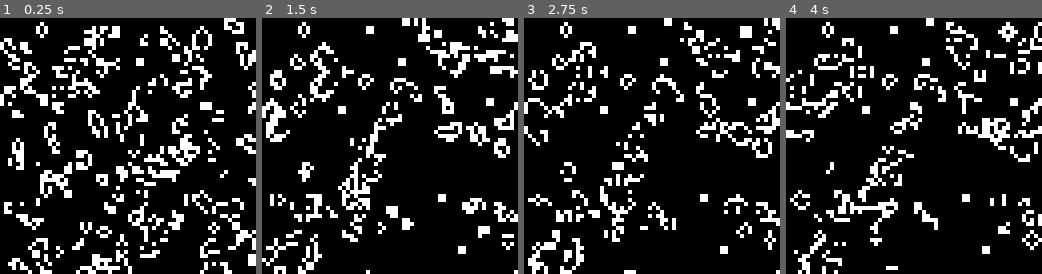
Above: before the commit, frames 1-4 (left to right).
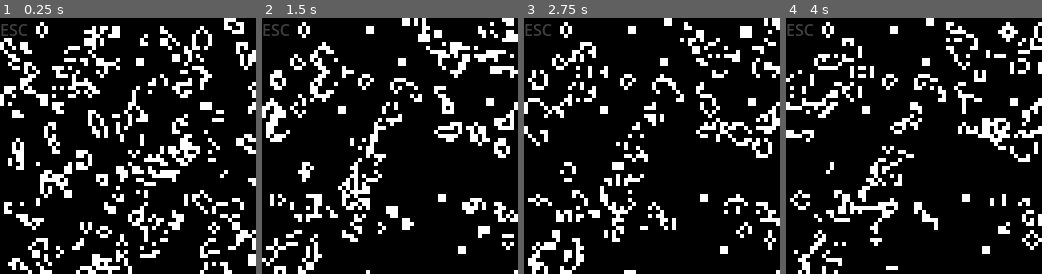
Above: after the commit, the same moments.

Repository: miskatonicstudio/godot-experiments
Game: Godot game, scene res://GoLGodot.tscn
Same seed, same stepped clock (60 frames per second), same inputs: the game is played once before the commit and once after it.
Inputs (mouse positions are % of the whole screen's width and height, from its top left):
- Up to frame 1 (0.25 s): no input
- Up to frame 2 (1.5 s): move the mouse to (72, 45) at 0.52 s; click (72, 45) at 0.67 s; tap Enter at 1.25 s; move the mouse to (30, 55) at 1.27 s; click (30, 55) at 1.42 s
- Up to frame 3 (2.75 s): tap Space at 2 s; move the mouse to (60, 28) at 2.02 s; click (60, 28) at 2.17 s
- Up to frame 4 (4 s): tap Enter at 2.75 s; move the mouse to (45, 70) at 2.77 s; click (45, 70) at 2.92 s; tap Space at 3.5 s; move the mouse to (80, 65) at 3.52 s; click (80, 65) at 3.67 s
The pictures show only the part of the screen within x 0-50%, y 0-50%; the shares and areas given below are measured in that part.

The runs differ from the first frame. In frame 1, 0.2% of the frame differs, in the area x 0-11%, y 2-8%; in frame 2, 0.2%; in frame 3, 0.2%; in frame 4, 0.2%.

Commit message:
Add a popup to GoL Godot shader

Diff:
--- a/shaders/gol-godot/GoLGodot.gd
+++ b/shaders/gol-godot/GoLGodot.gd
@@ -39,3 +39,9 @@
 			texture_rect.material.set_shader_parameter('gol', tex)
 		elif event.button_index == MOUSE_BUTTON_RIGHT:
 			texture_rect.material.set_shader_parameter('gol', _gol_texture);
+
+
+func _input(event: InputEvent) -> void:
+	if Input.is_action_just_pressed('ui_cancel'):
+		%Popup.visible = not %Popup.visible
+		%ESCLabel.visible = not %ESCLabel.visible
--- a/shaders/gol-godot/GoLGodot.tscn
+++ b/shaders/gol-godot/GoLGodot.tscn
@@ -15,6 +15,9 @@
 width = 128
 height = 128
 noise = SubResource("2")
+
+[sub_resource type="StyleBoxFlat" id="StyleBoxFlat_vkasp"]
+bg_color = Color(0.6, 0.6, 0.6, 0.752941)
 
 [node name="GoLGodot" type="Control"]
 process_mode = 3
@@ -56,5 +59,89 @@
 anchor_bottom = 1.0
 texture = SubResource("3")
 
+[node name="Popup" type="Panel" parent="."]
+unique_name_in_owner = true
+visible = false
+layout_mode = 1
+anchors_preset = 15
+anchor_right = 1.0
+anchor_bottom = 1.0
+grow_horizontal = 2
+grow_vertical = 2
+theme_override_styles/panel = SubResource("StyleBoxFlat_vkasp")
+
+[node name="CenterContainer" type="CenterContainer" parent="Popup"]
+layout_mode = 1
+anchors_preset = 15
+anchor_right = 1.0
+anchor_bottom = 1.0
+grow_horizontal = 2
+grow_vertical = 2
+
+[node name="GridContainer" type="GridContainer" parent="Popup/CenterContainer"]
+layout_mode = 2
+theme_override_constants/h_separation = 30
+theme_override_constants/v_separation = 30
+columns = 2
+
+[node name="LMBExplanation" type="Label" parent="Popup/CenterContainer/GridContainer"]
+layout_mode = 2
+theme_override_colors/font_color = Color(1, 1, 1, 1)
+theme_override_colors/font_outline_color = Color(0, 0, 0, 1)
+theme_override_constants/outline_size = 12
+theme_override_font_sizes/font_size = 24
+text = "Pause/Step"
+
+[node name="LMB" type="Label" parent="Popup/CenterContainer/GridContainer"]
+layout_mode = 2
+theme_override_colors/font_color = Color(1, 1, 1, 1)
+theme_override_colors/font_outline_color = Color(0, 0, 0, 1)
+theme_override_constants/outline_size = 12
+theme_override_font_sizes/font_size = 24
+text = "Left Mouse Click"
+horizontal_alignment = 1
+
+[node name="RMBExplanation" type="Label" parent="Popup/CenterContainer/GridContainer"]
+layout_mode = 2
+theme_override_colors/font_color = Color(1, 1, 1, 1)
+theme_override_colors/font_outline_color = Color(0, 0, 0, 1)
+theme_override_constants/outline_size = 12
+theme_override_font_sizes/font_size = 24
+text = "Resume"
+
+[node name="RMB" type="Label" parent="Popup/CenterContainer/GridContainer"]
+layout_mode = 2
+theme_override_colors/font_color = Color(1, 1, 1, 1)
+theme_override_colors/font_outline_color = Color(0, 0, 0, 1)
+theme_override_constants/outline_size = 12
+theme_override_font_sizes/font_size = 24
+text = "Right Mouse Click"
+horizontal_alignment = 1
+
+[node name="ESCExplanation" type="Label" parent="Popup/CenterContainer/GridContainer"]
+layout_mode = 2
+theme_override_colors/font_color = Color(1, 1, 1, 1)
+theme_override_colors/font_outline_color = Color(0, 0, 0, 1)
+theme_override_constants/outline_size = 12
+theme_override_font_sizes/font_size = 24
+text = "This popup"
+
+[node name="ESC" type="Label" parent="Popup/CenterContainer/GridContainer"]
+layout_mode = 2
+theme_override_colors/font_color = Color(1, 1, 1, 1)
+theme_override_colors/font_outline_color = Color(0, 0, 0, 1)
+theme_override_constants/outline_size = 12
+theme_override_font_sizes/font_size = 24
+text = "ESC"
+horizontal_alignment = 1
+
+[node name="ESCLabel" type="Label" parent="."]
+unique_name_in_owner = true
+layout_mode = 0
+offset_right = 40.0
+offset_bottom = 23.0
+theme_override_colors/font_color = Color(1, 1, 1, 0.247059)
+text = "ESC"
+
 [connection signal="resized" from="." to="." method="_on_GoLGodot_resized"]
 [connection signal="gui_input" from="SubViewportContainer/SubViewport/TextureRect" to="." method="_on_TextureRect_gui_input"]
Not shown: 1 places in shaders/gol-godot/GoLGodot.tscn that only renumber resources
